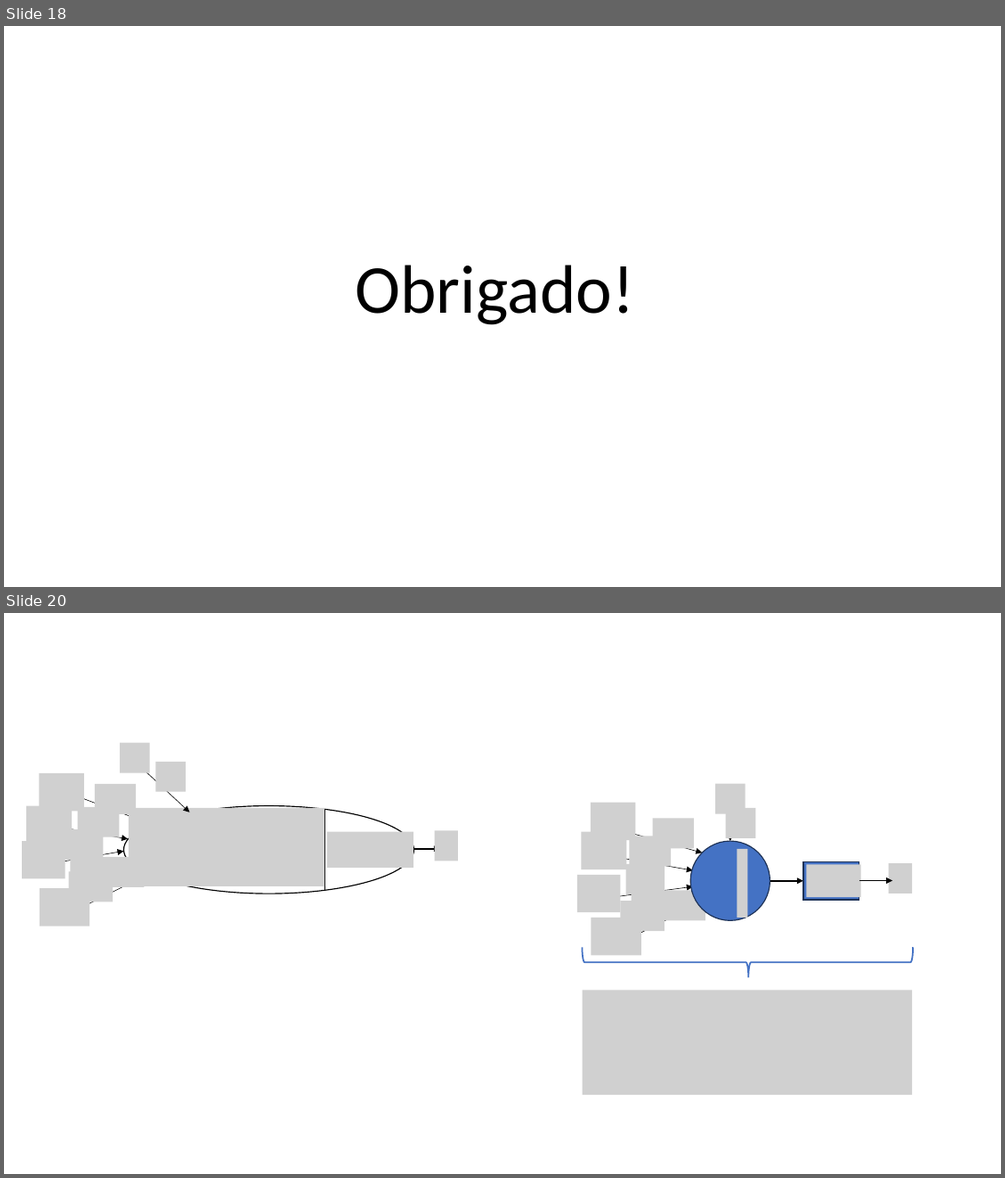
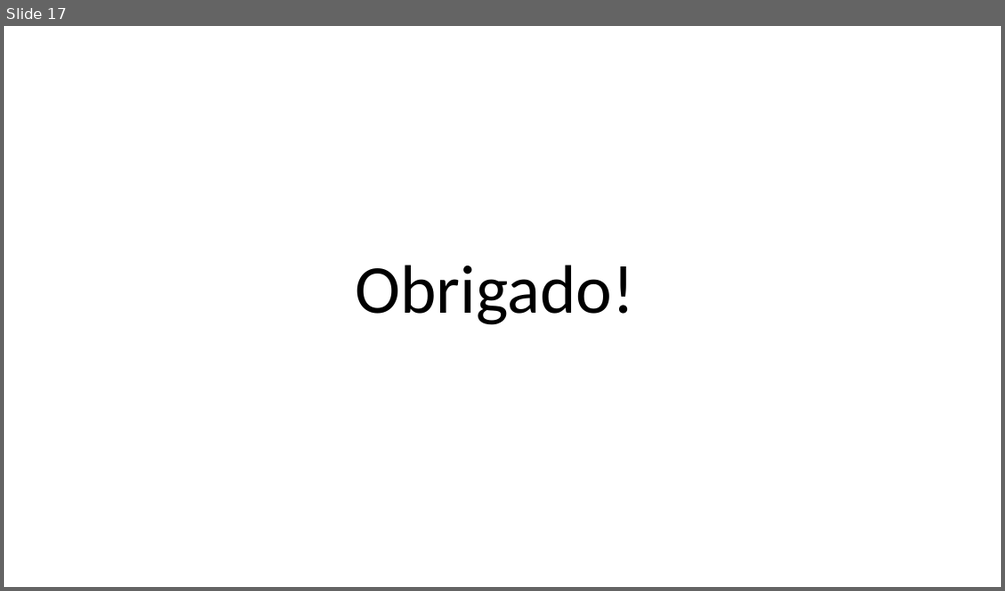
Before and after one commit to zz4fap/tp557-iot-ml, a slide deck: slides/TP557_3_Desafios_do_TinyML_machine_learning.pptx. Shown one above the other, each under a label of ours: slides 18 and 20 before the commit, slide 17 after it; the slides between them are not shown. The pictures are 1005x1178 and 1005x591 pixels, drawn with LibreOffice and Linux fonts; fonts in the diff are those of the drawing; grey boxes stand for pictures. Boxes give left, top, right and bottom in pixels: in the first picture for what was removed or moved away, otherwise in the second. Text is boxed around its words. In the diff, an @@ line names an element or a change of style, - is before the commit and + after.

```diff
--- a/slides/TP557_3_Desafios_do_TinyML_machine_learning.pptx
+++ b/slides/TP557_3_Desafios_do_TinyML_machine_learning.pptx
@@ slide 20 removed at bbox=[4, 613, 1001, 1174], background #FFFFFF @@
@@ picture removed at bbox=[120, 742, 150, 772] @@
@@ arrow removed from (139, 765) to (189, 811) @@
@@ picture removed at bbox=[156, 762, 186, 792] @@
@@ picture removed at bbox=[39, 773, 84, 811] @@
@@ arrow removed from (79, 797) to (150, 824) @@
@@ picture removed at bbox=[95, 784, 136, 813] @@
@@ picture removed at bbox=[26, 806, 72, 844] @@
@@ picture removed at bbox=[78, 807, 119, 836] @@
@@ ellipse removed at bbox=[123, 806, 413, 893] @@
@@ picture removed at bbox=[129, 808, 324, 887] @@
@@ line removed from (324, 809) to (324, 891) @@
@@ picture removed at bbox=[22, 841, 65, 878] @@
@@ arrow removed from (57, 863) to (123, 851) @@
@@ picture removed at bbox=[65, 830, 104, 860] @@
@@ arrow removed from (65, 828) to (128, 839) @@
@@ picture removed at bbox=[327, 831, 413, 868] @@
@@ arrow removed from (413, 849) to (440, 849) @@
@@ picture removed at bbox=[435, 831, 458, 860] @@
@@ picture removed at bbox=[69, 872, 113, 901] @@
@@ picture removed at bbox=[71, 857, 145, 887] @@
@@ arrow removed from (80, 908) to (147, 875) @@
@@ picture removed at bbox=[39, 888, 89, 925] @@
@@ group removed at bbox=[577, 784, 913, 1094]: 15 pictures, 7 arrows, 1 ellipse, 1 rectangle, 1 left brace @@
@@ what was slide 18 is now slide 17 @@
```
Also in this commit, not shown: 5 slides changed, 3 slides added, 3 other slides removed, 3 other files.
